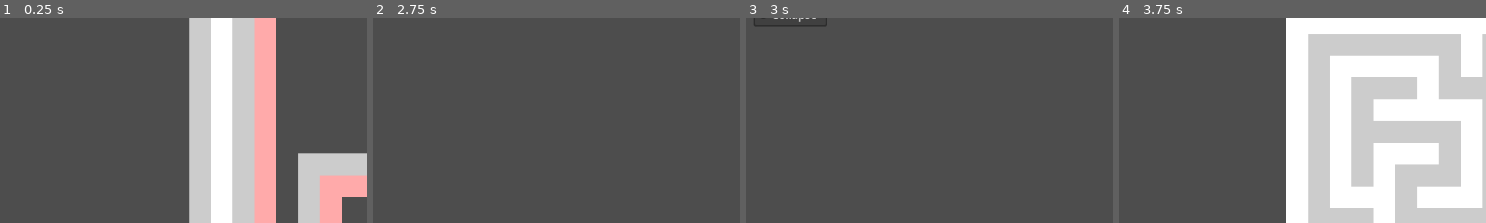
Above: before the commit, frames 1-4 (left to right).
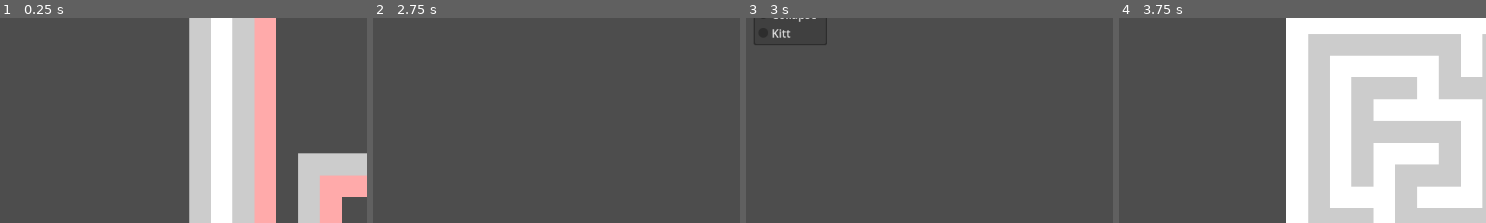
Above: after the commit, the same moments.

Repository: Infini-Creation/MazeLibrary
Game: Godot game, scene res://scenes/maze_2d_test.tscn
The game is run twice, just before and just after one commit, with the same random seed, the same clock (stepped at 60 frames per second) and the same inputs. The project has no main scene, so this scene is started directly.
Inputs (mouse positions are % of the whole screen's width and height, from its top left):
- Up to frame 1 (0.25 s): no input
- Up to frame 2 (2.75 s): click (24, 3) at 0.52 s; type "Alex" at 0.6 s; click (32, 3) at 0.75 s; type "Alex" at 0.83 s; click "Generate New Maze" at 1.25 s; click "Generate New Maze" at 2 s
- Up to frame 3 (3 s): click "Newest" at 2.75 s
- Up to frame 4 (3.75 s): click "Generate Block Maze" at 3.5 s
The pictures show only the part of the screen within x 9-59%, y 27-77%; the shares and areas given below are measured in that part.

Frames 1-2 are identical in both runs. In frame 3, 0.4% of the frame differs, in the area x 2-23%, y 3-14%; in frame 4, nothing differs.

Commit message:
Update maze_2d_test.tscn
add Kitt picking method

Diff:
--- a/scenes/maze_2d_test.tscn
+++ b/scenes/maze_2d_test.tscn
@@ -25,7 +25,7 @@
 texture_filter = 1
 layout_mode = 2
 selected = 0
-item_count = 5
+item_count = 6
 popup/item_0/text = "Newest"
 popup/item_0/id = 0
 popup/item_1/text = "Oldest"
@@ -36,6 +36,8 @@
 popup/item_3/id = 3
 popup/item_4/text = "Collapse"
 popup/item_4/id = 4
+popup/item_5/text = "Kitt"
+popup/item_5/id = 5
 
 [node name="TextEdit" type="TextEdit" parent="MarginContainer/VBoxContainer/HBoxContainer"]
 custom_minimum_size = Vector2(80, 0)
